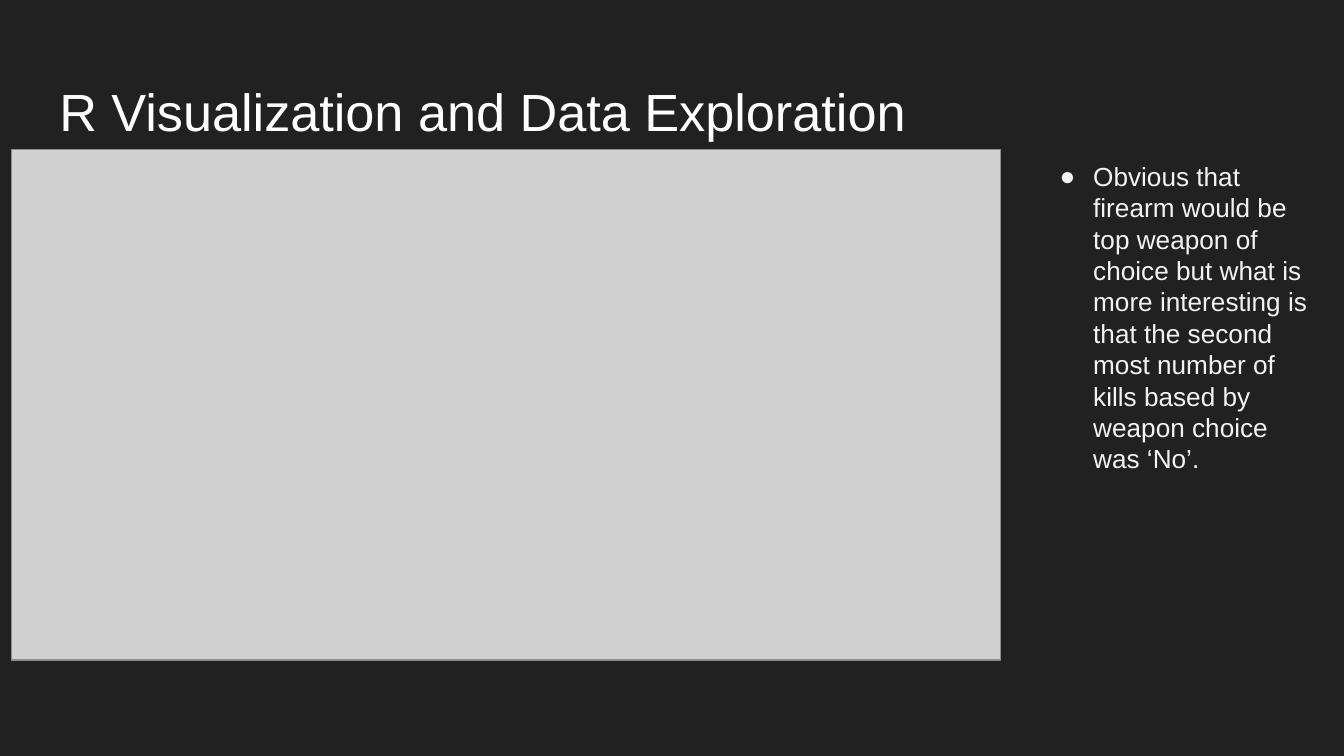
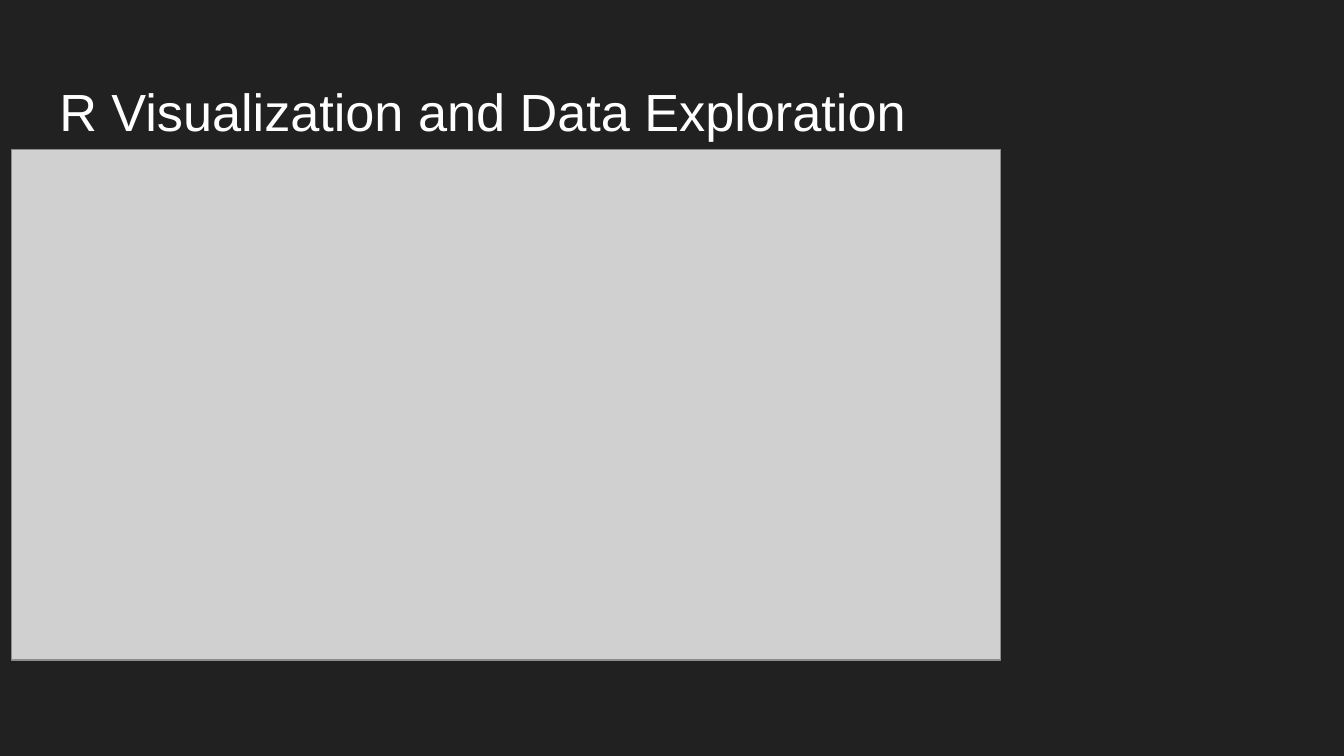
Before and after one commit to nycdatasci/online_bootcamp_project, a slide deck: slide 12 of Project1-ExploreVis/JohnEromeUtunedi/Project 1 Presentation.pptx. Drawn at 1344x756 pixels with LibreOffice and Linux fonts; fonts in the diff are those of the drawing; grey boxes stand for pictures. Boxes give left, top, right and bottom in pixels: in the first picture for what was removed or moved away, otherwise in the second. Text is boxed around its words. In the diff, an @@ line names an element or a change of style, - is before the commit and + after.

```diff
--- a/Project1-ExploreVis/JohnEromeUtunedi/Project 1 Presentation.pptx
+++ b/Project1-ExploreVis/JohnEromeUtunedi/Project 1 Presentation.pptx
@@ text removed at bbox=[1093, 167, 1307, 469] @@
-● Obvious that firearm would be top weapon of choice but what is more interesting is that the second most number of kills based by weapon choice was ‘No’.
```
Also in this commit, not shown: 3 other slides changed.
